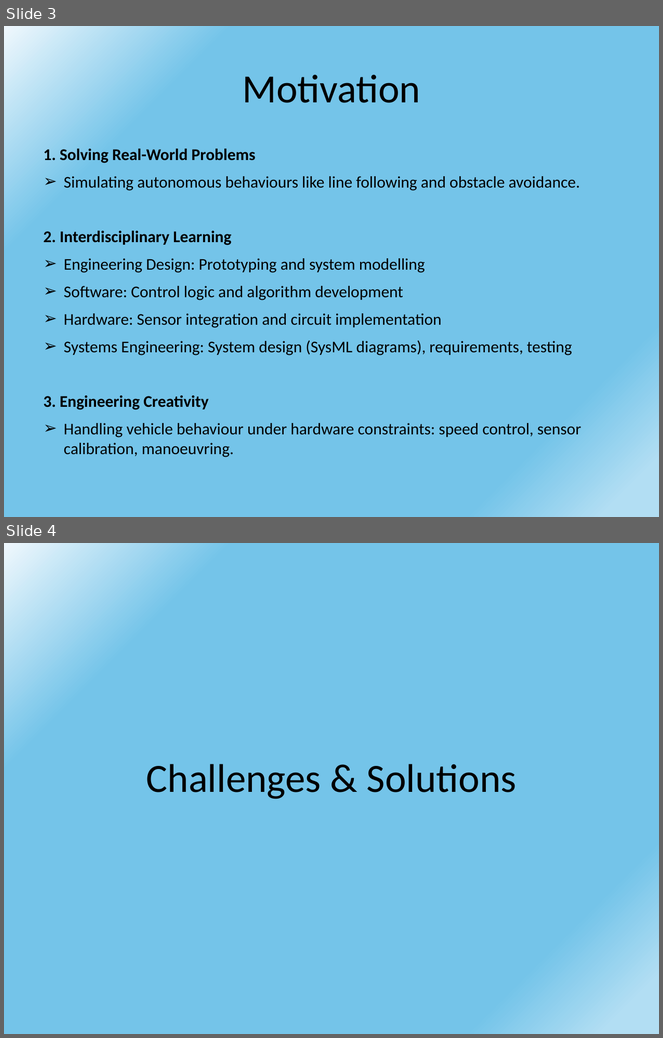
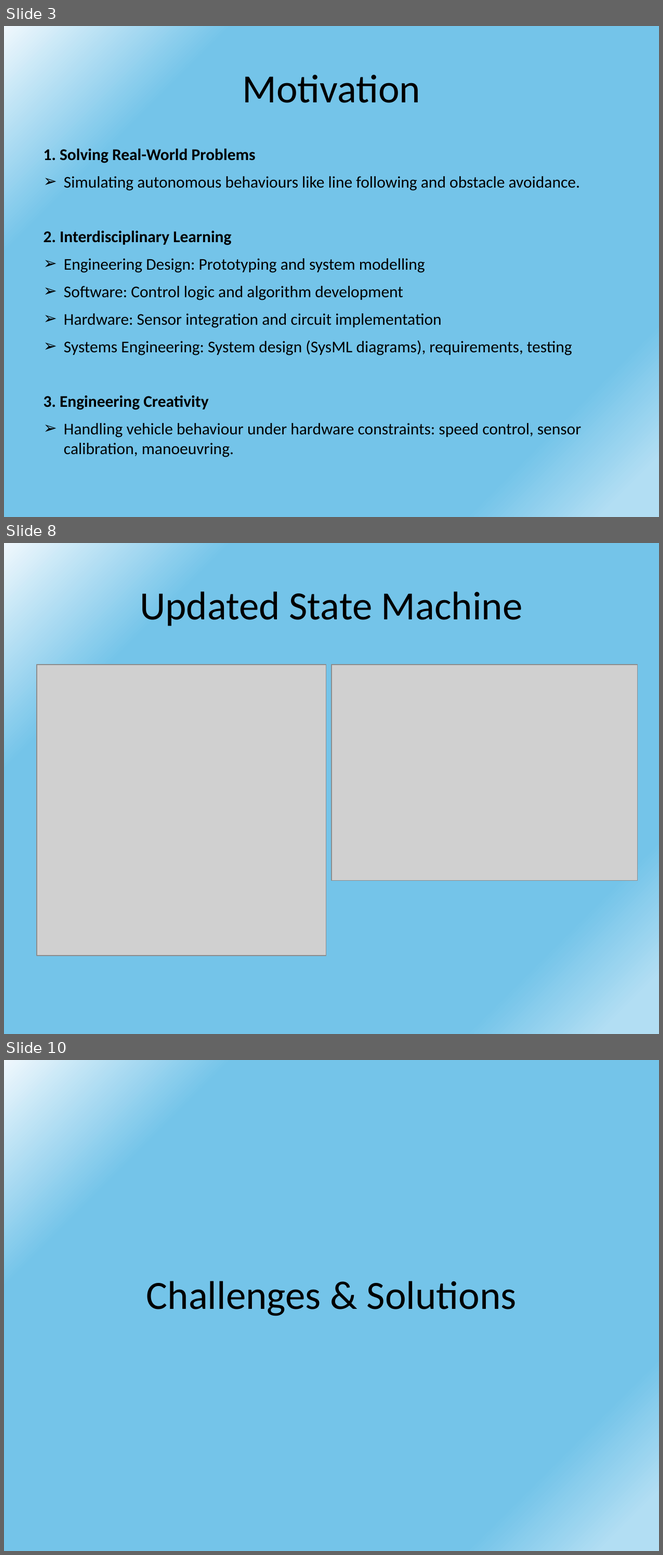
Before and after one commit to DariaShushkova/Autonomous_vehicle_prototype, a slide deck: Presentation.pptx. Shown one above the other, each under a label of ours: slides 3 and 4 before the commit, slides 3, 8 and 10 after it; the slides between them are not shown. The pictures are 663x1038 and 663x1555 pixels, drawn with LibreOffice and Linux fonts; fonts in the diff are those of the drawing; grey boxes stand for pictures. Boxes give left, top, right and bottom in pixels: in the first picture for what was removed or moved away, otherwise in the second. Text is boxed around its words. In the diff, an @@ line names an element or a change of style, - is before the commit and + after.

Commit message:
some updates in presentation

```diff
--- a/Presentation.pptx
+++ b/Presentation.pptx
@@ slide 8 added at (4, 543, 659, 1034), background gradient #F0F8FD to #74C4E9 to #B2DEF3 @@
@@ title added at (140, 591, 523, 626), 44 pt, text #000000 @@
+Updated State Machine
@@ picture added at (37, 665, 326, 956) @@
@@ picture added at (332, 665, 637, 881) @@
@@ what was slide 4 is now slide 10 @@
```
Also in this commit, not shown: 5 other slides added.
